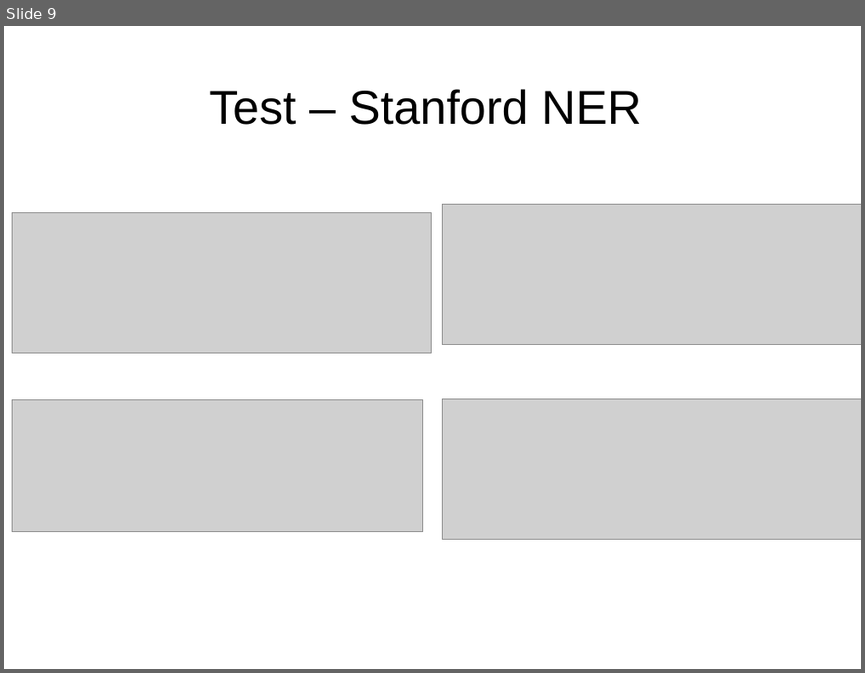
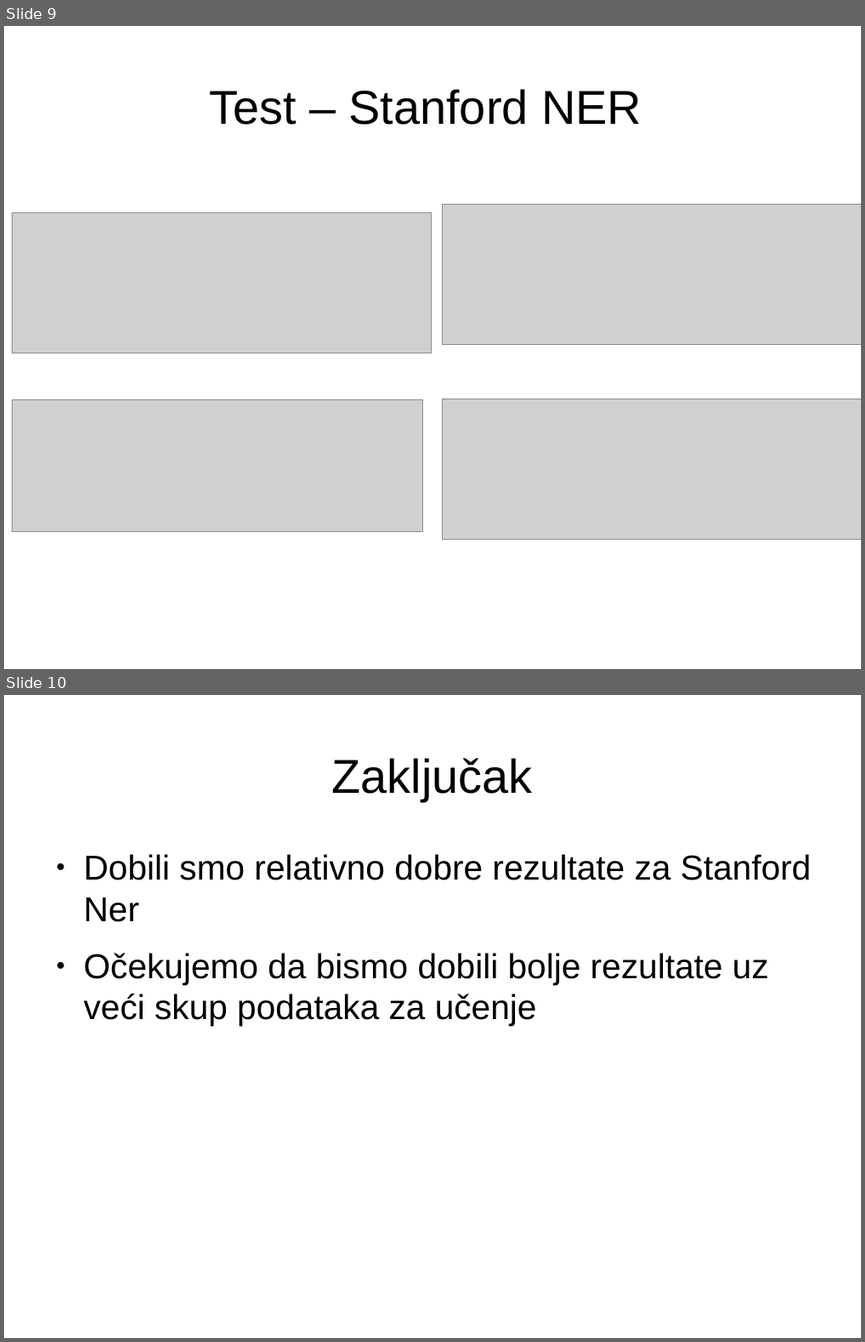
Before and after one commit to thorina/strojno-ucenje, a slide deck: docs/izvjestaj/prezetacija.odp. Shown one above the other, each under a label of ours: slide 9 before the commit, slides 9 and 10 after it. The pictures are 865x673 and 865x1342 pixels, drawn with LibreOffice and Linux fonts; fonts in the diff are those of the drawing; grey boxes stand for pictures. Boxes give left, top, right and bottom in pixels: in the first picture for what was removed or moved away, otherwise in the second. Text is boxed around its words. In the diff, an @@ line names an element or a change of style, - is before the commit and + after.

```diff
--- a/docs/izvjestaj/prezetacija.odp
+++ b/docs/izvjestaj/prezetacija.odp
@@ slide 10 added at [4,695,861,1338], background #FFFFFF @@
@@ title added at [332,758,533,801], 44 pt, text #000000 @@
+Zaključak
@@ text added at [84,854,812,1026], 32 pt, text #000000 @@
+● Dobili smo relativno dobre rezultate za Stanford Ner
+● Očekujemo da bismo dobili bolje rezultate uz veći skup podataka za učenje
```
Also in this commit, not shown: 2 slides removed.
